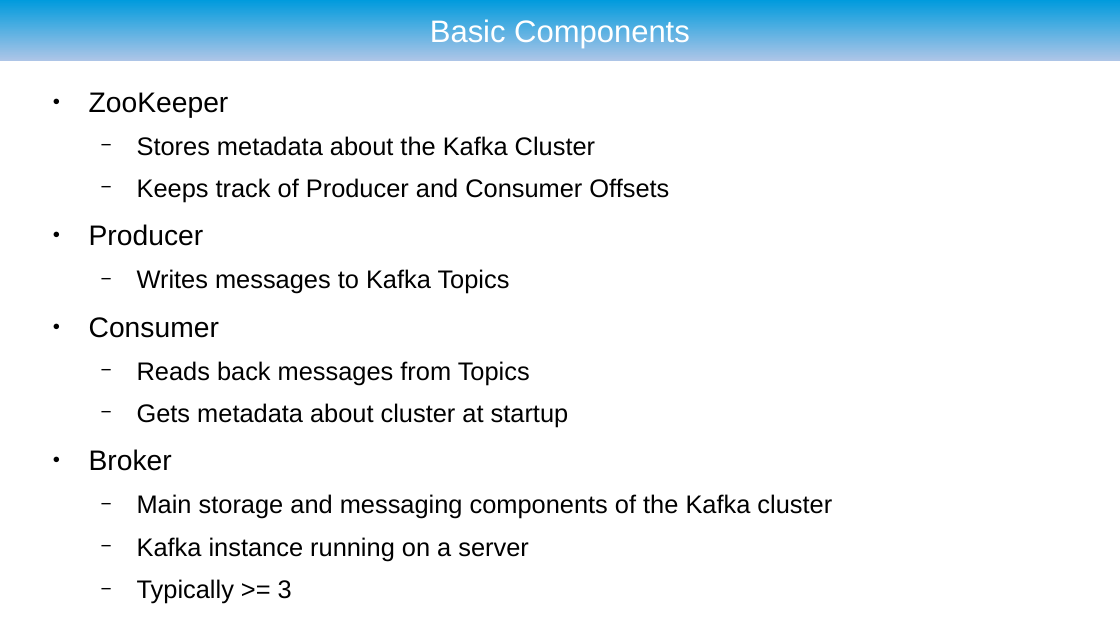
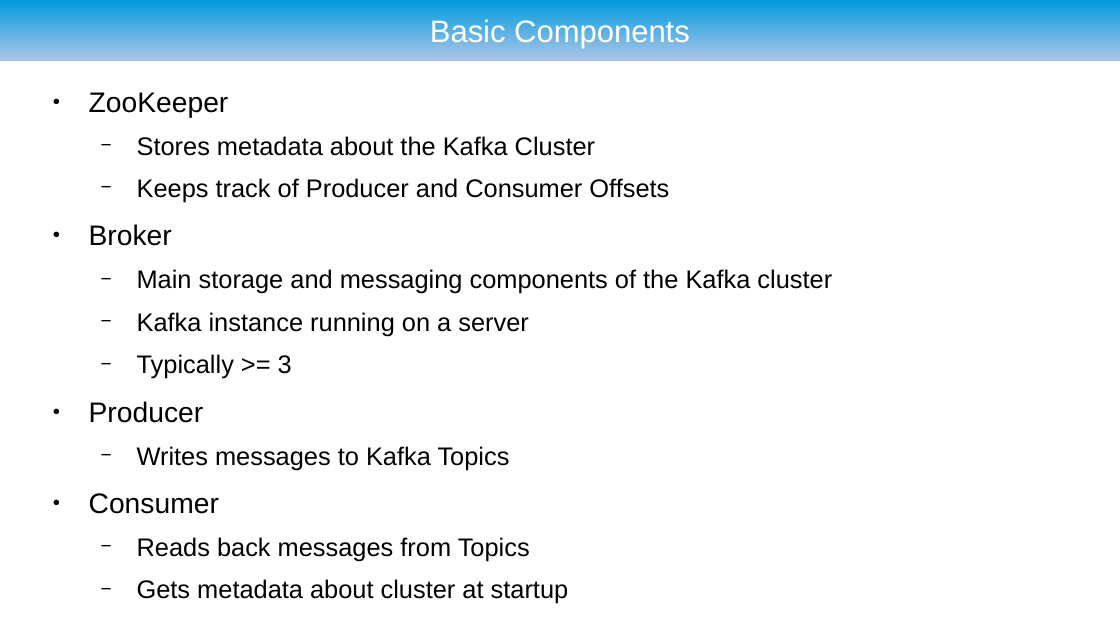
Before and after one commit to ryzlab/kafka-kompetensdag, a slide deck: slide 11 of doc/presentation.odp. Drawn at 1120x630 pixels with LibreOffice and Linux fonts; fonts in the diff are those of the drawing; background and template pictures are left out. Boxes give left, top, right and bottom in pixels: in the first picture for what was removed or moved away, otherwise in the second. Text is boxed around its words. In the diff, an @@ line names an element or a change of style, - is before the commit and + after.

```diff
--- a/doc/presentation.odp
+++ b/doc/presentation.odp
@@ text at [89,224,832,379]: paragraphs added @@
+● Broker
+  − Main storage and messaging components of the Kafka cluster
+  − Kafka instance running on a server
+  − Typically >= 3
@@ text at [89,449,832,561]: paragraphs removed @@
-● Broker
-  − Main storage and messaging components of the Kafka cluster
-  − Kafka instance running on a server
-  − Typically >= 3
```
Also in this commit, not shown: 11 other slides changed, 5 slides added.
